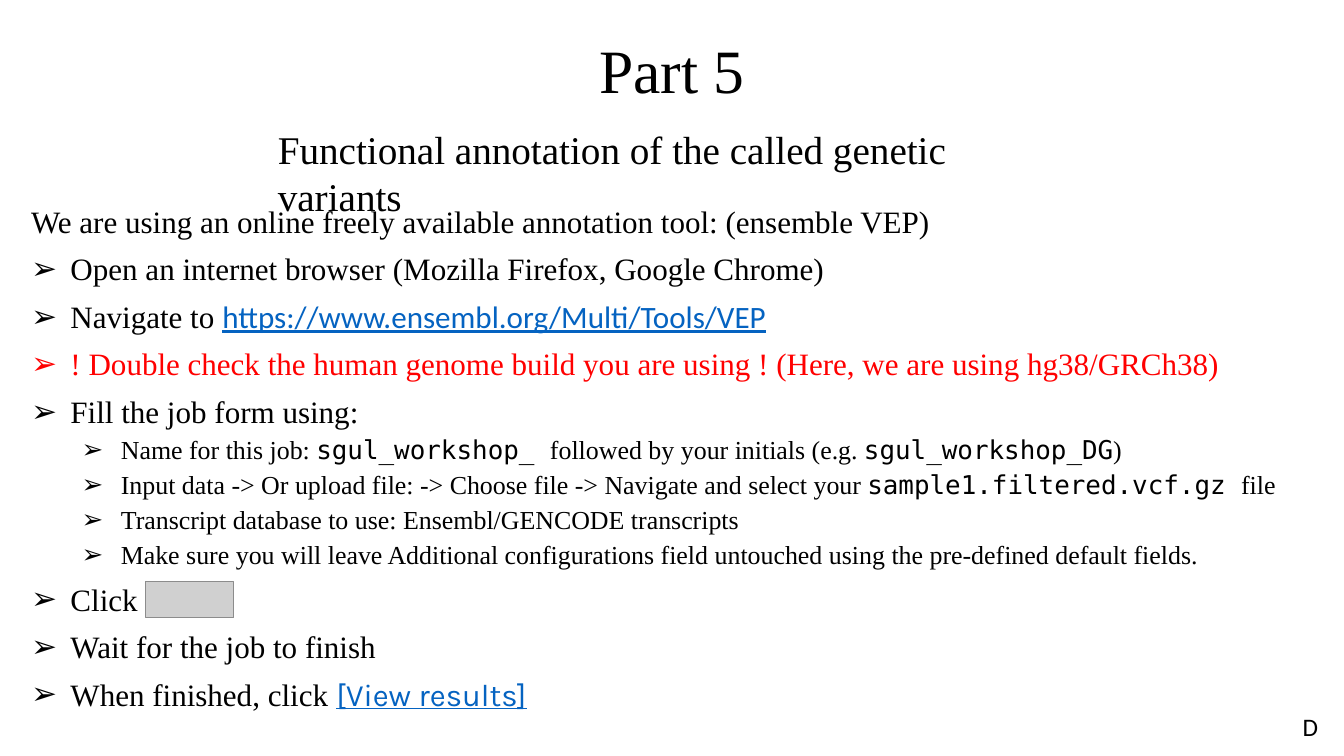
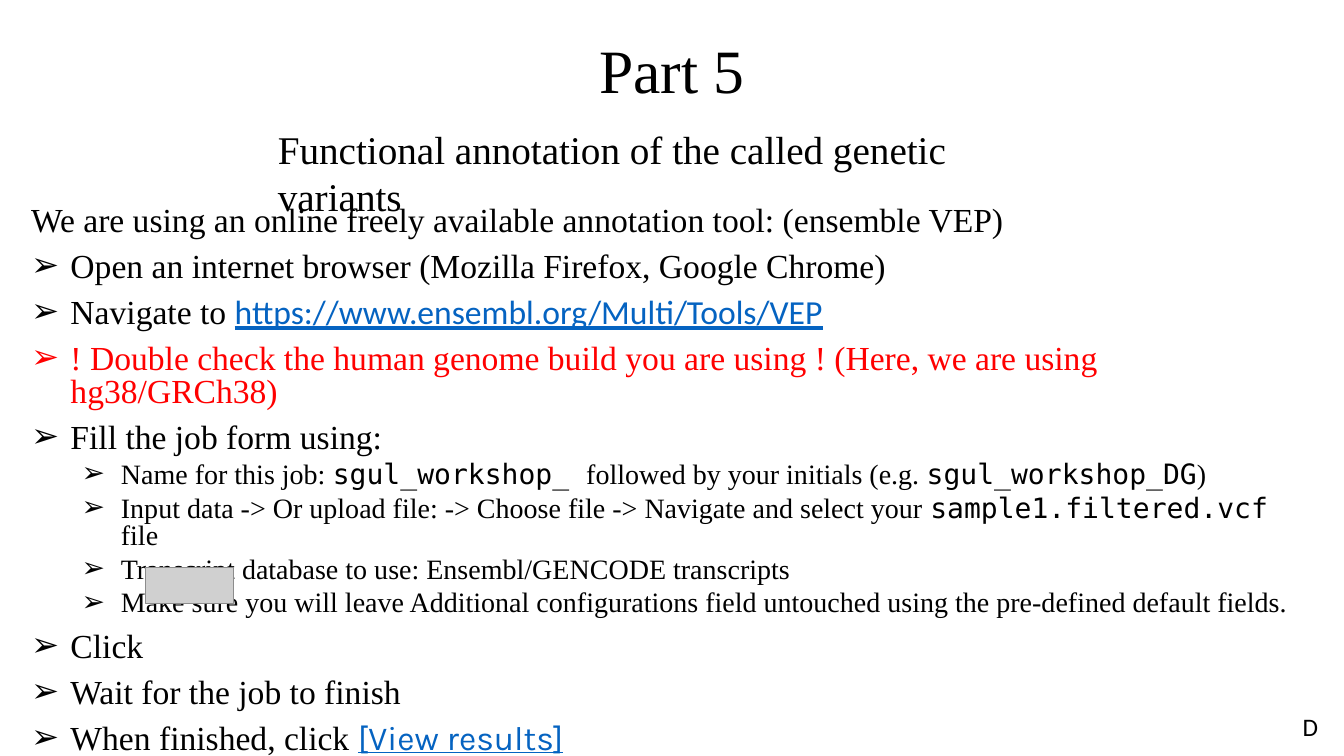
Before and after one commit to sgul-genetics-centre-bioinformatics/NGS-bioinformatics-workshop_SGUL_31-01-2020, a slide deck: slide 32 of NGS_workshop_31_01_2020_final.pptx. Drawn at 1344x756 pixels with LibreOffice and Linux fonts; fonts in the diff are those of the drawing; grey boxes stand for pictures. Boxes give left, top, right and bottom in pixels: in the first picture for what was removed or moved away, otherwise in the second. Text is boxed around its words. In the diff, an @@ line names an element or a change of style, - is before the commit and + after.

```diff
--- a/NGS_workshop_31_01_2020_final.pptx
+++ b/NGS_workshop_31_01_2020_final.pptx
@@ text at box(31, 205, 1286, 711): size 22.2 to 24 pt in "We are using an online freely available ...", "Open an internet browser (Mozilla Firefox, Google ...", "Navigate to https://www.ensembl.org/Multi/Tools/VEP", "! Double check the human genome build ..." and 4 more places; size 18.5 to 20 pt in "Name for this job: sgul_workshop_ followed by ...", "Transcript database to use: Ensembl/GENCODE transcripts", "Make sure you will leave Additional configurations ..."; line spacing 0.9 to 0.8 @@
@@ text at box(121, 496, 1268, 546): text changed; size 18.5 to 20 pt @@
-  ➢ Input data -> Or upload file: -> Choose file -> Navigate and select your sample1.filtered.vcf.gz file
+  ➢ Input data -> Or upload file: -> Choose file -> Navigate and select your sample1.filtered.vcf file
@@ picture: place and size @@
-picture at box(146, 582, 234, 618)
+picture at box(146, 568, 234, 604)
```
Also in this commit, not shown: 8 other slides changed.
